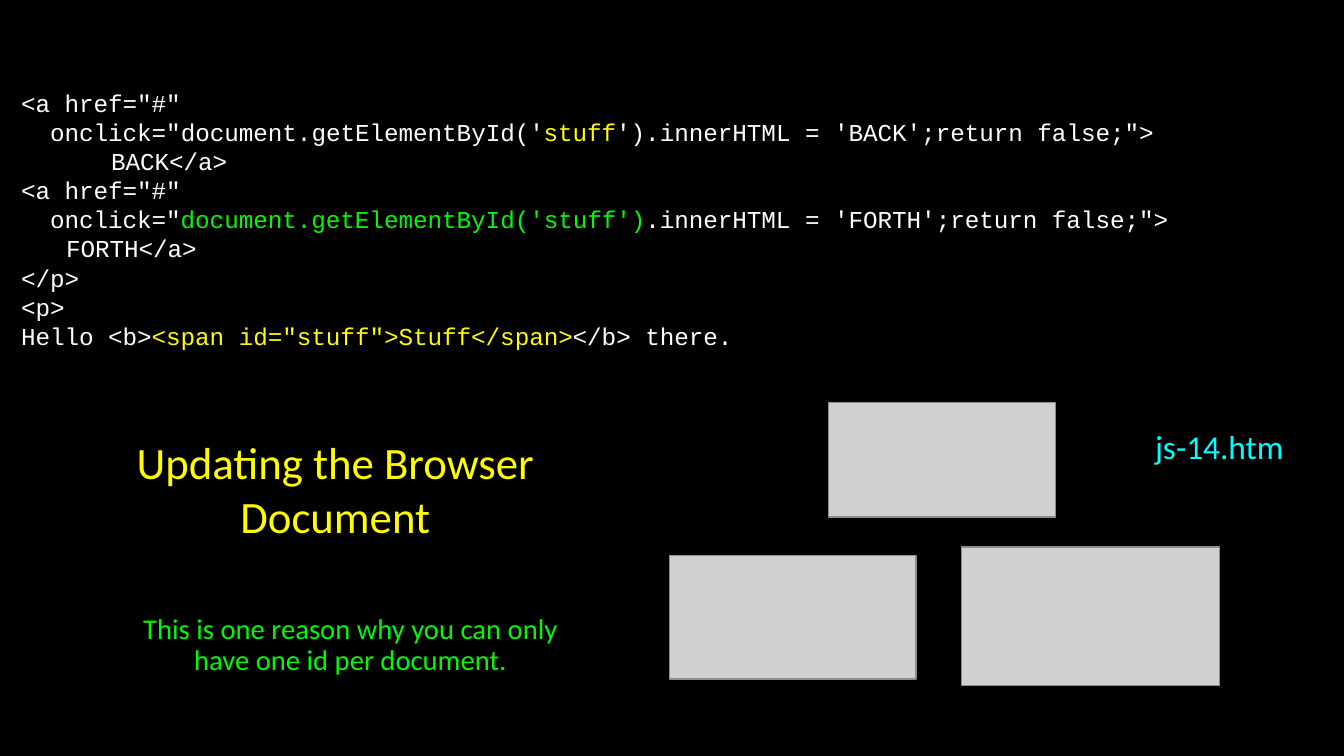
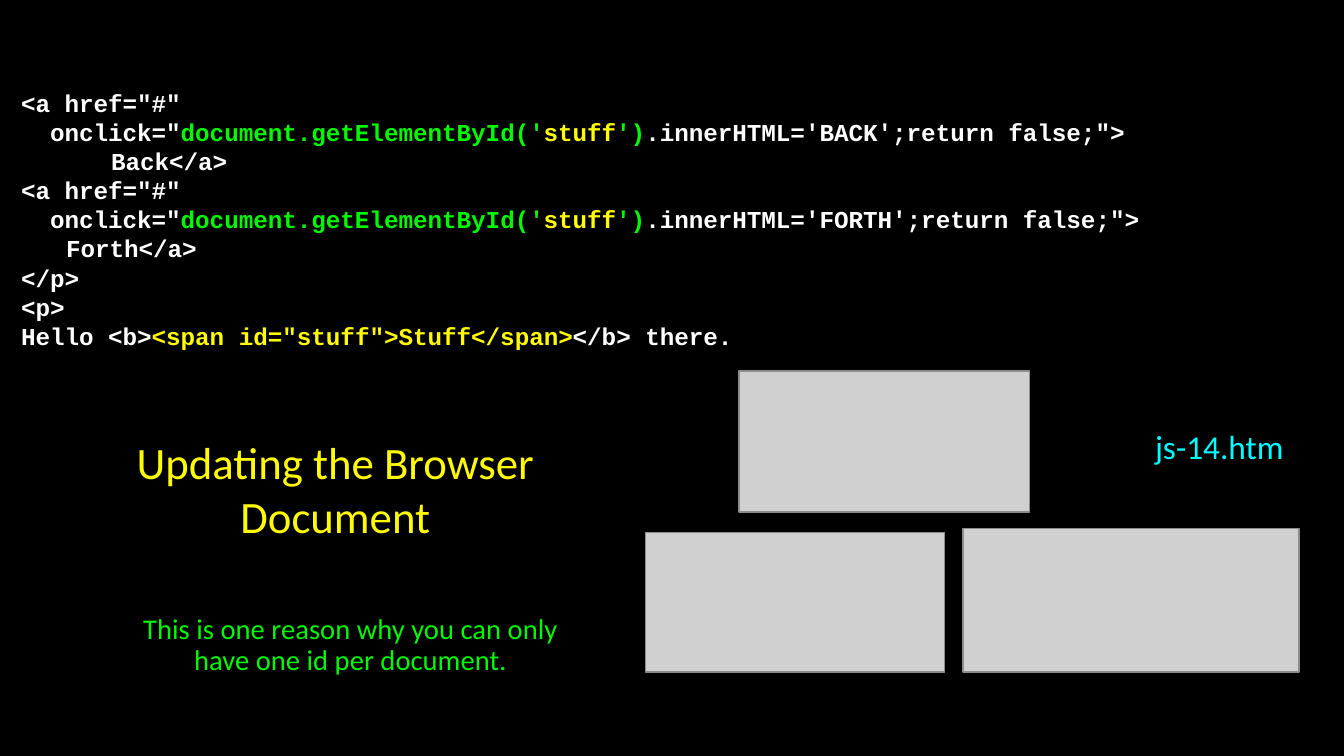
Before and after one commit to csev/wa4e, a slide deck: slide 52 of lectures/JS-01-JavaScript.ppt. Drawn at 1344x756 pixels with LibreOffice and Linux fonts; fonts in the diff are those of the drawing; grey boxes stand for pictures. Boxes give left, top, right and bottom in pixels: in the first picture for what was removed or moved away, otherwise in the second. Text is boxed around its words. In the diff, an @@ line names an element or a change of style, - is before the commit and + after.

```diff
--- a/lectures/JS-01-JavaScript.ppt
+++ b/lectures/JS-01-JavaScript.ppt
@@ text in free at (21, 94, 732, 350): bold on in "<a href="#"", "<a href="#"", "</p>", "<p>" and 1 more places @@
@@ text in free at (50, 123, 1124, 171): text changed; bold on @@
-onclick="document.getElementById('stuff').innerHTML = 'BACK';return false;">
-BACK</a>
+onclick="document.getElementById('stuff').innerHTML='BACK';return false;">
+Back</a>
@@ text in free at (50, 211, 1139, 258): text changed; bold on @@
-onclick="document.getElementById('stuff').innerHTML = 'FORTH';return false;">
-FORTH</a>
+onclick="document.getElementById('stuff').innerHTML='FORTH';return false;">
+Forth</a>
@@ picture: place and size @@
-picture at (828, 403, 1055, 517)
+picture at (739, 371, 1030, 512)
@@ picture: place and size @@
-picture at (669, 556, 917, 680)
+picture at (645, 532, 943, 672)
@@ picture: place and size @@
-picture at (961, 547, 1219, 685)
+picture at (964, 528, 1300, 672)
```
Also in this commit, not shown: 3 other slides changed, 3 other files.
